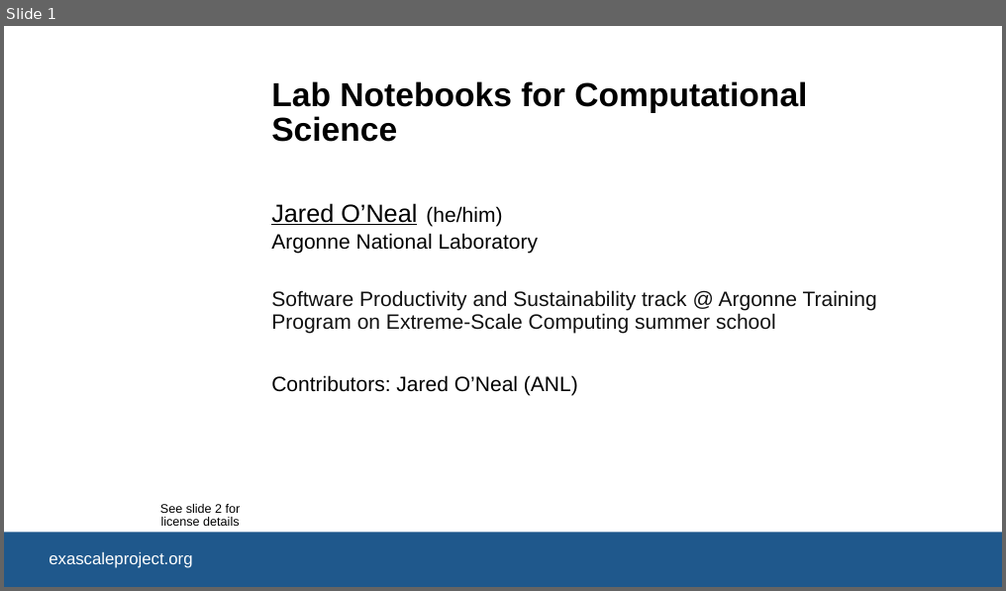
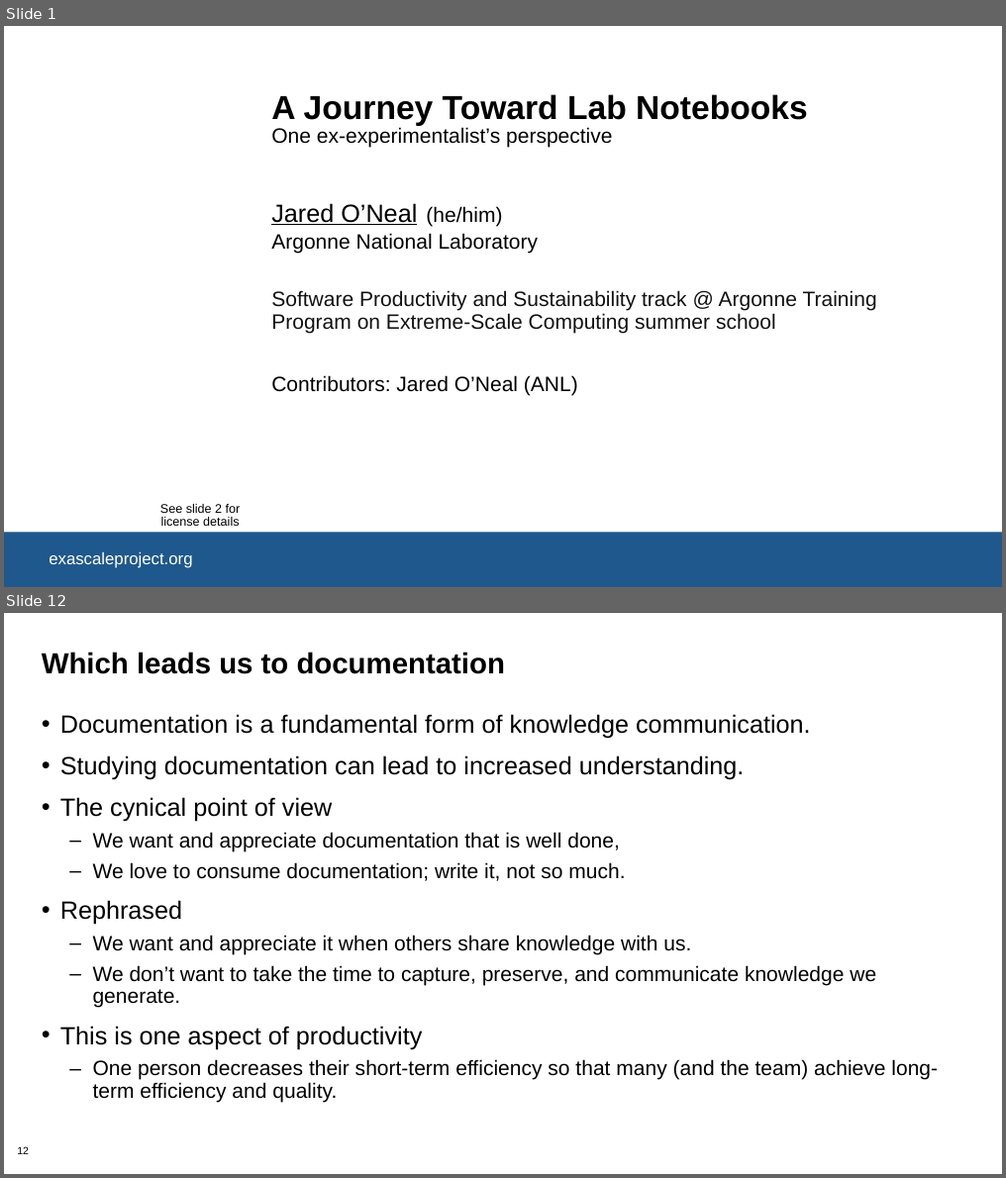
Before and after one commit to bssw-tutorial/presentations, a slide deck: lab-notebooks.pptx. Shown one above the other, each under a label of ours: slide 1 before the commit, slides 1 and 12 after it; the slides between them are not shown. The pictures are 1006x591 and 1006x1178 pixels, drawn with LibreOffice and Linux fonts; fonts in the diff are those of the drawing; background and template pictures are left out. Boxes give left, top, right and bottom in pixels: in the first picture for what was removed or moved away, otherwise in the second. Text is boxed around its words. In the diff, an @@ line names an element or a change of style, - is before the commit and + after.

```diff
--- a/lab-notebooks.pptx
+++ b/lab-notebooks.pptx
@@ slide 12 added at <box>4,613,1002,1174</box>, background #FFFFFF @@
@@ title added at <box>42,652,505,674</box>, 28 pt, text #000000, bold @@
+Which leads us to documentation
@@ text added at <box>60,714,938,1103</box>, 20 pt, text #000000 @@
+• Documentation is a fundamental form of knowledge communication.
+• Studying documentation can lead to increased understanding.
+• The cynical point of view
+  – We want and appreciate documentation that is well done,
+  – We love to consume documentation; write it, not so much.
+• Rephrased
+  – We want and appreciate it when others share knowledge with us.
+  – We don’t want to take the time to capture, preserve, and communicate knowledge we generate.
+• This is one aspect of productivity
+  – One person decreases their short-term efficiency so that many (and the team) achieve long-term efficiency and quality.
@@ page number added at <box>17,1147,29,1155</box>, 10 pt, text #000000 @@
+12
@@ slide 1 changed as well @@
@@ title at <box>271,94,808,148</box>: text changed; size 32 to 20 pt; bold off @@
-Lab Notebooks for Computational Science
+A Journey Toward Lab Notebooks
+One ex-experimentalist’s perspective
```
Also in this commit, not shown: 19 other slides added, 1 other file.
